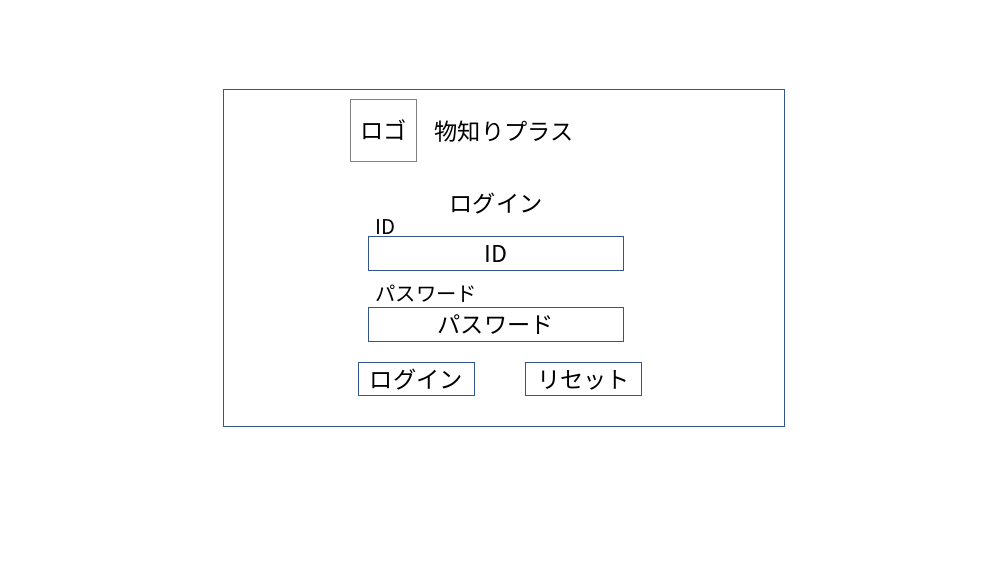
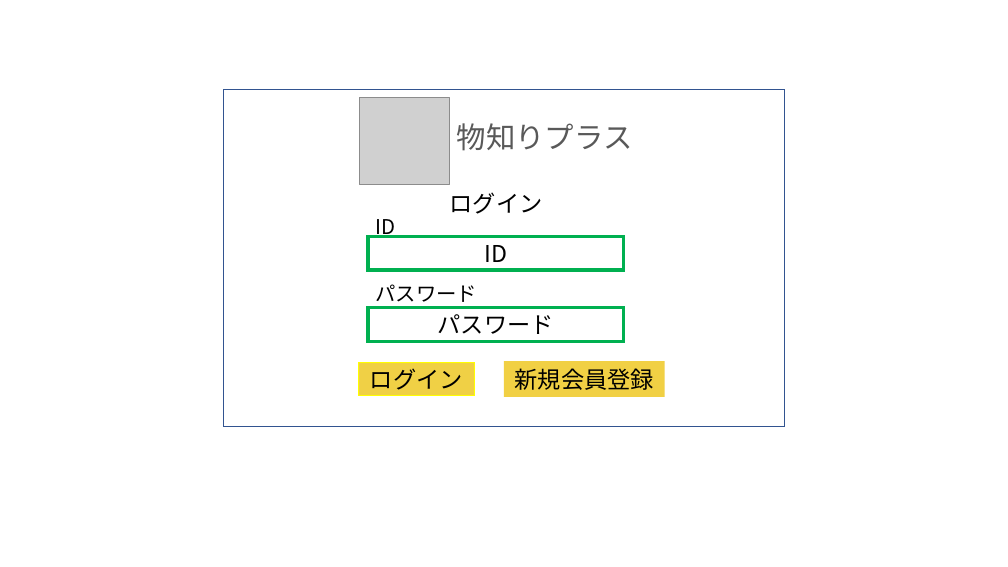
Before and after one commit to dojo2023/C-2, a slide deck: slide 1 of doc/イメージ図_0606.pptx. Drawn at 1008x567 pixels with LibreOffice and Linux fonts; fonts in the diff are those of the drawing; grey boxes stand for pictures. Boxes give left, top, right and bottom in pixels: in the first picture for what was removed or moved away, otherwise in the second. Text is boxed around its words. In the diff, an @@ line names an element or a change of style, - is before the commit and + after.

```diff
--- a/doc/イメージ図_0606.pptx
+++ b/doc/イメージ図_0606.pptx
@@ rectangle removed at (x1=351, y1=100, x2=417, y2=161) @@
-ロゴ
@@ picture added at (x1=359, y1=98, x2=449, y2=185) @@
@@ text "物知りプラス" moved from (x1=435, y1=120, x2=574, y2=142) to (x1=457, y1=123, x2=633, y2=151) @@
@@ text "物知りプラス" at (x1=457, y1=123, x2=633, y2=151): size 22.1 to 28 pt, text colour #000000 to #595959; alignment centre to left @@
@@ rectangle "ID" at (x1=368, y1=237, x2=624, y2=270): outline #325491 1 pt to #00B050 3 pt @@
@@ rectangle "パスワード" at (x1=368, y1=308, x2=624, y2=341): outline #325491 1 pt to #00B050 3 pt @@
@@ rectangle "ログイン" at (x1=358, y1=362, x2=475, y2=395): fill none to #F0D045; outline #325491 1 pt to #FFFF00 1 pt @@
@@ rectangle added at (x1=504, y1=361, x2=665, y2=397), fill #F1D044, 22.1 pt, text #000000 @@
+新規会員登録
@@ rectangle removed at (x1=526, y1=362, x2=642, y2=395) @@
-リセット
```
Also in this commit, not shown: 2 other files.
